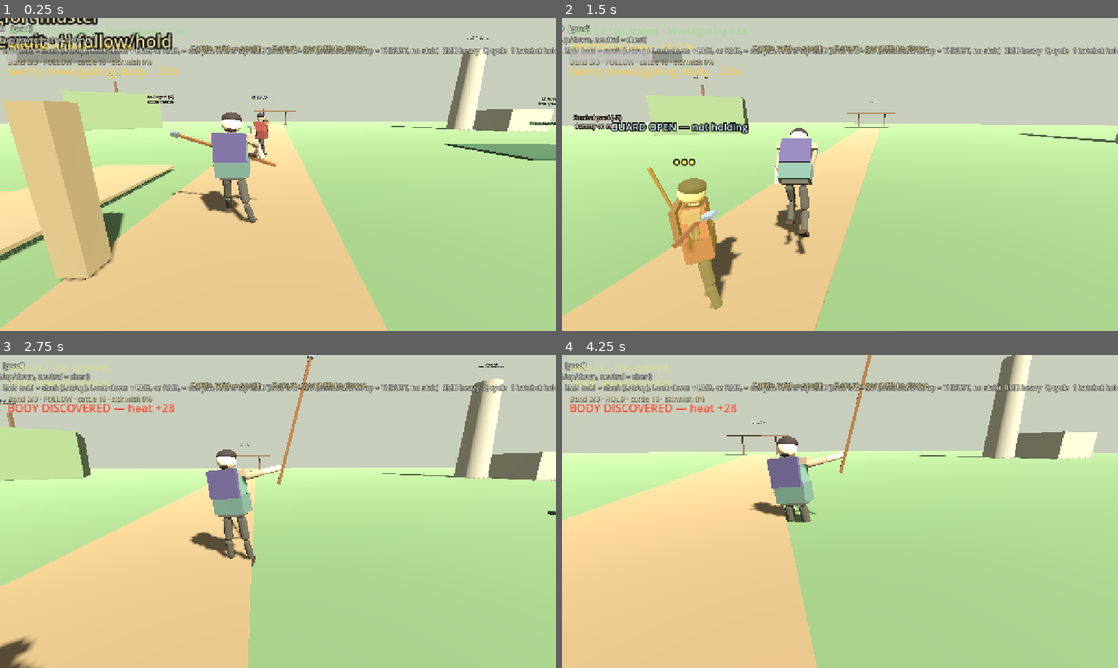
Above: before the commit, frames 1-4 (two rows, left to right).
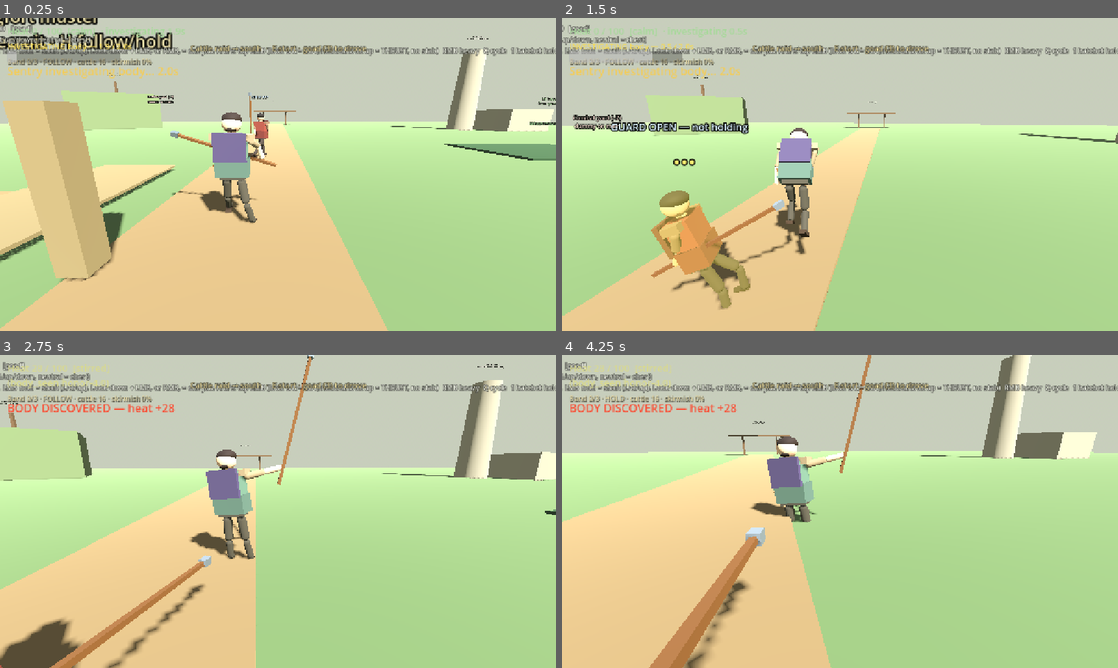
Above: after the commit, the same moments.

Repository: fortins4/devPlayground
Game: Godot game, scene res://scenes/main/main.tscn
Two runs of this game, one before a commit and one after it. Both use one fixed random seed, a clock stepped at 60 frames per second and the inputs below.
Inputs (mouse positions are in pixels of both pictures, inside the frame that each line leads up to):
- Up to frame 1 (0.25 s): no input
- Up to frame 2 (1.5 s): tap Enter at 0.5 s; move the mouse to (867, 174) at 0.52 s; hold Shift (sprint) 0.53-1.28 s; hold W (move_forward) from 0.53 s (still down); click (867, 174) at 0.67 s; tap Space (jump) at 0.77 s; move the mouse to (812, 174) at 1.27 s; right-click (812, 174) at 1.35 s
- Up to frame 3 (2.75 s): keep holding W (move_forward); tap Space (jump) at 1.52 s; tap Shift (sprint) at 1.55, 2.3 s; move the mouse to (289, 505) at 2.02 s; press the mouse at (289, 505) at 2.03 s
- Up to frame 4 (4.25 s): keep holding W (move_forward); move the mouse to (834, 517) at 2.77 s; release the mouse at (834, 517) at 2.78 s; tap H (band_toggle) at 2.85 s; click (834, 517) at 2.92 s; tap Space (jump) at 3.02, 3.77 s; tap Shift (sprint) at 3.05, 3.8 s; move the mouse to (878, 514) at 3.52 s; hold Ctrl (crouch) from 3.53 s (still down)

The runs differ from the first frame. In frame 1, less than 0.1% of the frame differs, in the area x 44-48%, y 23-36%; in frame 2, 3.4%; in frame 3, 4.0%, in the area x 0-100%, y 2-100%; in frame 4, 3.8%.

Commit message:
feat(combat): sparring foe jabs with the goad point
The foe's attack is the uncharged point, the same jab as the player's. Looking down holds the low guard, and that face stops the stab. A high face does not.

Diff:
--- a/scenes/characters/npcs/dummy_fighter.tscn
+++ b/scenes/characters/npcs/dummy_fighter.tscn
@@ -22,6 +22,12 @@
 
 [sub_resource type="BoxMesh" id="Mesh_blade"]
 size = Vector3(0.2, 0.12, 0.04)
+
+[sub_resource type="BoxMesh" id="Mesh_goad"]
+size = Vector3(0.045, 1.75, 0.045)
+
+[sub_resource type="BoxMesh" id="Mesh_goad_tip"]
+size = Vector3(0.08, 0.12, 0.08)
 
 [sub_resource type="BoxShape3D" id="BoxShape_hitbox"]
 size = Vector3(0.55, 0.7, 1.2)
@@ -69,11 +75,21 @@
 [node name="Goad" type="Node3D" parent="WeaponVisual"]
 visible = false
 
+[node name="Staff" type="MeshInstance3D" parent="WeaponVisual/Goad"]
+transform = Transform3D(1, 0, 0, 0, 1, 0, 0, 0, 1, 0, 0.62, 0)
+mesh = SubResource("Mesh_goad")
+surface_material_override/0 = SubResource("Mat_wood")
+
+[node name="Tip" type="MeshInstance3D" parent="WeaponVisual/Goad"]
+transform = Transform3D(1, 0, 0, 0, 1, 0, 0, 0, 1, 0, 1.52, 0)
+mesh = SubResource("Mesh_goad_tip")
+surface_material_override/0 = SubResource("Mat_iron")
+
 [node name="CombatSystem" type="Node" parent="."]
 script = ExtResource("2_combat")
 max_health = 80.0
 team = 1
-starting_weapon = 0
+starting_weapon = 2
 enable_block = false
 
 [node name="Hitbox" type="Area3D" parent="."]
--- a/scripts/characters/npcs/dummy_fighter.gd
+++ b/scripts/characters/npcs/dummy_fighter.gd
@@ -2,8 +2,10 @@
 ## Sparring foe: switches which face (top/left/right) they guard; other faces open.
 ## Uses Systems face-guard / BlockPostureTable via CombatSystem.apply_sparring_foe_guard_defaults().
 ## enable_block stubs remain on CombatSystem for older path — face-guard is proper when enabled.
+## His attack is the uncharged goad point jab (same move as the player's). Not a heavy, not a parry.
 
 const CorpseSpawnerScript := preload("res://systems/stealth/corpse_spawner.gd")
+const ToolStrikePoses := preload("res://systems/combat/tool_strike_poses.gd")
 
 const MOVE_SPEED := 1.55
 const AGGRO_RANGE := 12.0
@@ -42,6 +44,9 @@
 	CombatSystem.StrikeDirection.RIGHT,
 ]
 var _guard_idx: int = 0
+## Goad jab pose. Contact while the swing is live, windup during the telegraph.
+var _jab_phase: StringName = &""
+var _jab_weapon_euler: Vector3 = Vector3.ZERO
 
 
 func _ready() -> void:
@@ -49,8 +54,9 @@
 		_weapon_rest = weapon_visual.transform
 	if combat:
 		combat.team = 1
-		combat.starting_weapon = CombatSystem.Weapon.HATCHET
-		combat.set_weapon(CombatSystem.Weapon.HATCHET)
+		combat.starting_weapon = CombatSystem.Weapon.GOAD
+		combat.set_weapon(CombatSystem.Weapon.GOAD)
+		_hide_stowed_goad()
 		# Systems API: enable face-guard + BlockPostureTable soak/posture numbers.
 		# Do not hardcode posture/mitigation here — see systems/combat/README.md.
 		combat.apply_sparring_foe_guard_defaults()
@@ -177,9 +183,18 @@
 func _tick_locomotion(delta: float) -> void:
 	if locomotion == null:
 		return
+	var jab_live := _jab_live()
+	if jab_live:
+		_stage_jab(_jab_phase)
+	elif _jab_phase != &"":
+		_jab_phase = &""
+		locomotion.clear_combat_additives()
+		locomotion.set_root_drop(0.0)
 	var hs := Vector3(velocity.x, 0.0, velocity.z).length()
-	var attacking := combat != null and combat.is_attacking
+	var attacking := (combat != null and combat.is_attacking) or jab_live
 	locomotion.tick(delta, hs, false, false, attacking, Vector3.ZERO)
+	if jab_live:
+		_sync_goad_to_hand()
 
 
 func _begin_telegraph(kind: StringName, is_counter: bool) -> void:
@@ -191,8 +206,11 @@
 	_is_counter = is_counter
 	_set_state(State.TELEGRAPH)
 	_show_telegraph_visual(true, is_counter)
-	# Cock weapon into windup pose so the swing is readable in greybox.
-	if weapon_visual and combat:
+	# Goad: chamber the point. Other weapons keep the old weapon-mesh cock.
+	if combat.current_weapon == CombatSystem.Weapon.GOAD:
+		_jab_phase = &"windup"
+		pose_goad_jab(&"windup")
+	elif weapon_visual and combat:
 		var poses: Dictionary = combat.call("_swing_poses", kind)
 		weapon_visual.rotation_degrees = poses["windup_rot"]
 		weapon_visual.position = poses["windup_pos"]
@@ -203,10 +221,17 @@
 	if combat == null or combat.is_dead:
 		_set_state(State.CHASE)
 		return
-	# Let CombatSystem drive the actual Tween swing + hitbox.
-	if weapon_visual:
+	# Let CombatSystem drive the hitbox. The goad attack is one uncharged point.
+	if weapon_visual and combat.current_weapon != CombatSystem.Weapon.GOAD:
 		weapon_visual.transform = _weapon_rest
-	var ok: bool = combat.try_attack(_pending_attack_kind)
+	var ok := false
+	if combat.current_weapon == CombatSystem.Weapon.GOAD:
+		ok = combat.try_attack(&"light", CombatSystem.StrikeDirection.BOTTOM)
+		if ok:
+			_jab_phase = &"contact"
+			pose_goad_jab(&"contact")
+	else:
+		ok = combat.try_attack(_pending_attack_kind)
 	if ok:
 		_attack_cd = ATTACK_COOLDOWN
 		if _is_counter:
@@ -257,6 +282,9 @@
 	# After CombatSystem starts its swing tween, stay in recover until can_move.
 	if _state != State.RECOVER:
 		_set_state(State.RECOVER)
+	if _weapon == &"goad":
+		_jab_phase = &"contact"
+		pose_goad_jab(&"contact")
 
 
 func _set_state(next: State) -> void:
@@ -362,3 +390,56 @@
 			name = "TOP"
 	if _guard_hint:
 		_guard_hint.text = "GUARD %s — other faces open (face-guard)" % name
+
+
+func pose_goad_jab(phase: StringName) -> void:
+	## Uncharged point. Same body table as the player's jab. Not a heavy swing.
+	_jab_phase = phase
+	_stage_jab(phase)
+	if locomotion:
+		locomotion.tick(0.0, 0.0, false, false, true, Vector3.ZERO)
+	_sync_goad_to_hand()
+
+
+func _jab_live() -> bool:
+	if combat == null or locomotion == null:
+		return false
+	if combat.current_weapon != CombatSystem.Weapon.GOAD or _jab_phase == &"":
+		return false
+	return _state == State.TELEGRAPH or combat.is_attacking
+
+
+func _stage_jab(phase: StringName) -> void:
+	if locomotion == null:
+		return
+	var pose: Dictionary = ToolStrikePoses.tool_strike_pose(CombatSystem.Weapon.GOAD, CombatSystem.StrikeDirection.BOTTOM, phase, false)
+	var drop := 0.0
+	if pose.has("root_drop"):
+		drop = float(pose["root_drop"])
+	locomotion.set_root_drop(drop)
+	for k in pose.keys():
+		if String(k) == "weapon":
+			_jab_weapon_euler = pose[k]
+			continue
+		if String(k) == "root_drop":
+			continue
+		locomotion.set_combat_additive(String(k), pose[k])
+
+
+func _sync_goad_to_hand() -> void:
+	if weapon_visual == null or locomotion == null:
+		return
+	var forearm := locomotion.get_joint("right_forearm")
+	if forearm == null or not forearm.is_inside_tree():
+		return
+	weapon_visual.global_position = forearm.to_global(Vector3(0.0, -0.28, 0.05))
+	weapon_visual.rotation = _jab_weapon_euler
+
+
+func _hide_stowed_goad() -> void:
+	var visual_node := get_node_or_null("Visual") as Node3D
+	if visual_node == null:
+		return
+	var back := visual_node.find_child("BackGoad", true, false) as Node3D
+	if back:
+		back.visible = false
--- /dev/null
+++ b/tools/capture_goad_spar_jab_screenshots.gd
@@ -0,0 +1,155 @@
+extends SceneTree
+## Foe goad jab incoming, then stopped by the low guard. xvfb + x11/opengl3.
+
+const ToolStrikePoses := preload("res://systems/combat/tool_strike_poses.gd")
+const _Loco := preload("res://scripts/characters/shared/kerne_locomotion.gd")
+
+
+func _initialize() -> void:
+	_run()
+
+
+func _run() -> void:
+	var out_dir := "/workspace/riocht-builds/screenshots/goad-spar-jab"
+	DirAccess.make_dir_recursive_absolute(out_dir)
+	var vp := SubViewport.new()
+	vp.size = Vector2i(1280, 720)
+	vp.render_target_update_mode = SubViewport.UPDATE_ALWAYS
+	vp.transparent_bg = false
+	root.add_child(vp)
+	var world := Node3D.new()
+	vp.add_child(world)
+	var envn := WorldEnvironment.new()
+	var environment := Environment.new()
+	environment.background_mode = Environment.BG_COLOR
+	environment.background_color = Color(0.45, 0.55, 0.62)
+	environment.ambient_light_source = Environment.AMBIENT_SOURCE_COLOR
+	environment.ambient_light_color = Color(0.93, 0.93, 0.96)
+	environment.ambient_light_energy = 1.15
+	envn.environment = environment
+	world.add_child(envn)
+	var light := DirectionalLight3D.new()
+	light.light_energy = 1.35
+	light.rotation_degrees = Vector3(-42.0, 28.0, 0.0)
+	world.add_child(light)
+	var fill := DirectionalLight3D.new()
+	fill.light_energy = 0.45
+	fill.rotation_degrees = Vector3(-16.0, 160.0, 0.0)
+	world.add_child(fill)
+	var ground := MeshInstance3D.new()
+	var plane := PlaneMesh.new()
+	plane.size = Vector2(24, 24)
+	ground.mesh = plane
+	var gmat := StandardMaterial3D.new()
+	gmat.albedo_color = Color(0.28, 0.36, 0.24)
+	ground.material_override = gmat
+	world.add_child(ground)
+	var floor_body := StaticBody3D.new()
+	var floor_shape := CollisionShape3D.new()
+	var box := BoxShape3D.new()
+	box.size = Vector3(24, 0.4, 24)
+	floor_shape.shape = box
+	floor_shape.position = Vector3(0, -0.2, 0)
+	floor_body.add_child(floor_shape)
+	world.add_child(floor_body)
+	var player := (load("res://scenes/characters/player/player.tscn") as PackedScene).instantiate() as CharacterBody3D
+	world.add_child(player)
+	player.set_physics_process(false)
+	player.set_process(false)
+	player.process_mode = Node.PROCESS_MODE_DISABLED
+	var pcam := player.get_node_or_null("CameraPivot/Camera3D") as Camera3D
+	if pcam:
+		pcam.current = false
+	var foe := (load("res://scenes/characters/npcs/dummy_fighter.tscn") as PackedScene).instantiate() as CharacterBody3D
+	world.add_child(foe)
+	foe.set_physics_process(false)
+	foe.set_process(false)
+	foe.process_mode = Node.PROCESS_MODE_DISABLED
+	var cam := Camera3D.new()
+	cam.fov = 36.0
+	world.add_child(cam)
+	cam.current = true
+	var hud := CanvasLayer.new()
+	vp.add_child(hud)
+	var panel := ColorRect.new()
+	panel.color = Color(0.08, 0.09, 0.1, 0.78)
+	panel.position = Vector2(24, 16)
+	panel.size = Vector2(1180, 56)
+	hud.add_child(panel)
+	var label := Label.new()
+	label.position = Vector2(36, 26)
+	label.add_theme_font_size_override("font_size", 24)
+	label.add_theme_color_override("font_color", Color(1, 0.95, 0.72))
+	hud.add_child(label)
+	for _i in 6:
+		await process_frame
+	var _reg := _Loco
+	var pcombat := player.get_node("CombatSystem") as CombatSystem
+	var fcombat := foe.get_node("CombatSystem") as CombatSystem
+	var ploco := player.get_node("KerneLocomotion") as KerneLocomotion
+	var floco := foe.get_node("KerneLocomotion") as KerneLocomotion
+	pcombat.process_mode = Node.PROCESS_MODE_DISABLED
+	fcombat.process_mode = Node.PROCESS_MODE_DISABLED
+	pcombat.enable_hit_feedback = false
+	fcombat.enable_hit_feedback = false
+	fcombat.hit_stop_light = 0.0
+	fcombat.hit_stop_heavy = 0.0
+	if ploco.joints.is_empty():
+		ploco.rebuild()
+	if floco.joints.is_empty():
+		floco.rebuild()
+	pcombat.set_weapon(CombatSystem.Weapon.GOAD)
+	if fcombat.current_weapon != CombatSystem.Weapon.GOAD:
+		fcombat.set_weapon(CombatSystem.Weapon.GOAD)
+	foe._hide_stowed_goad()
+	player.global_position = Vector3.ZERO
+	player.rotation = Vector3.ZERO
+	# In front of Cian (he faces -Z). Foe faces him.
+	foe.global_position = Vector3(0.05, 0.0, -1.82)
+	foe.rotation = Vector3(0.0, PI, 0.0)
+	var eye := Vector3(2.35, 1.28, -0.78)
+	var look := Vector3(0.0, 1.05, -0.72)
+	cam.look_at_from_position(eye, look, Vector3.UP)
+	# Incoming: Cian is open. The point is committed toward him and has not met a guard.
+	player._sprinting = false
+	player._tool_aim_delta = Vector2.ZERO
+	player.pivot.rotation.x = 0.0
+	pcombat.set_shaft_block(false)
+	pcombat.is_attacking = false
+	player._apply_tool_pose(ToolStrikePoses.tool_idle_pose(CombatSystem.Weapon.GOAD))
+	ploco.tick(0.016, 0.0, false, false, true, Vector3.ZERO)
+	player._apply_tool_pose(ToolStrikePoses.tool_idle_pose(CombatSystem.Weapon.GOAD))
+	player._sync_weapon_to_hand()
+	foe.pose_goad_jab(&"contact")
+	floco.tick(0.016, 0.0, false, false, true, Vector3.ZERO)
+	foe.pose_goad_jab(&"contact")
+	label.text = "FOE JAB  uncharged point coming in"
+	for _i in 4:
+		await process_frame
+	_save(vp, out_dir, "jab-incoming")
+	# Same jab, Cian looking down. Low guard stops a stab. Not a click, not a parry.
+	player._tool_aim_delta = Vector2(0.0, 48.0)
+	player._tick_shaft_block()
+	ploco.tick(0.016, 0.0, false, false, true, Vector3.ZERO)
+	player._tick_shaft_block()
+	player._sync_weapon_to_hand()
+	foe.pose_goad_jab(&"contact")
+	var dealt := pcombat.apply_damage(18.0, foe, true, CombatSystem.StrikeDirection.BOTTOM)
+	print("LOW dealt=", dealt, " face=", pcombat.shaft_guard_face, " blocking=", pcombat.is_shaft_blocking, " foe_power=", fcombat.last_attack_power)
+	if dealt > 0.01 or pcombat.shaft_guard_face != &"low":
+		push_error("CAPTURE low guard did not stop the jab")
+		quit(1)
+		return
+	label.text = "LOW GUARD  look down stops the jab"
+	for _i in 4:
+		await process_frame
+	_save(vp, out_dir, "jab-stopped")
+	print("CAPTURE_DONE")
+	quit(0)
+
+
+func _save(vp: SubViewport, out_dir: String, file_name: String) -> void:
+	var img: Image = vp.get_texture().get_image()
+	var path := "%s/%s.png" % [out_dir, file_name]
+	var err := img.save_png(path)
+	print("WROTE ", path, " err=", err, " bytes=", FileAccess.get_file_as_bytes(path).size())
--- a/tools/smoke_sparring_foe.gd
+++ b/tools/smoke_sparring_foe.gd
@@ -79,5 +79,66 @@
 		return
 	print("SMOKE side_hitbox_width=", shaped.size.x)
 
+	if not await _check_goad_jab():
+		quit(1)
+		return
 	print("SPARRING_FOE_SMOKE_OK")
 	quit(0)
+
+
+func _check_goad_jab() -> bool:
+	## Foe attack is the uncharged goad point. Low guard stops it. High does not.
+	var player := (load("res://scenes/characters/player/player.tscn") as PackedScene).instantiate()
+	root.add_child(player)
+	player.set_physics_process(false)
+	player.set_process(false)
+	var foe := (load("res://scenes/characters/npcs/dummy_fighter.tscn") as PackedScene).instantiate()
+	root.add_child(foe)
+	foe.set_physics_process(false)
+	foe.set_process(false)
+	await process_frame
+	await process_frame
+	var pc := player.get_node("CombatSystem") as CombatSystem
+	var fc := foe.get_node("CombatSystem") as CombatSystem
+	pc.enable_hit_feedback = false
+	fc.enable_hit_feedback = false
+	fc.hit_stop_light = 0.0
+	fc.hit_stop_heavy = 0.0
+	if fc.current_weapon != CombatSystem.Weapon.GOAD:
+		push_error("SMOKE_FAIL sparring foe is not holding the goad")
+		return false
+	if not fc.try_attack(&"light", CombatSystem.StrikeDirection.BOTTOM):
+		push_error("SMOKE_FAIL foe jab did not start")
+		return false
+	if fc.last_strike_direction() != CombatSystem.StrikeDirection.BOTTOM:
+		push_error("SMOKE_FAIL foe jab was not the point")
+		return false
+	if fc.last_attack_power >= 0.0 or fc.last_attack_timings()["kind"] != &"light":
+		push_error("SMOKE_FAIL foe jab was charged or heavy")
+		return false
+	fc.is_attacking = false
+	fc.attack_recovery_left = 0.0
+	player._sprinting = false
+	player.pivot.rotation.x = 0.0
+	player._tool_aim_delta = Vector2(0.0, 40.0)
+	player._tick_shaft_block()
+	if pc.shaft_guard_face != &"low" or not pc.is_shaft_blocking or pc.is_attacking:
+		push_error("SMOKE_FAIL look-down did not hold the low guard")
+		return false
+	pc.health = pc.max_health
+	var stopped := pc.apply_damage(18.0, foe, true, CombatSystem.StrikeDirection.BOTTOM)
+	if stopped > 0.01 or pc.health < pc.max_health - 0.01:
+		push_error("SMOKE_FAIL low guard did not stop the foe jab")
+		return false
+	pc.health = pc.max_health
+	pc.stamina = pc.max_stamina
+	if not pc.set_shaft_block(true):
+		push_error("SMOKE_FAIL could not raise guard for a high face")
+		return false
+	pc.set_shaft_guard_face(&"high")
+	var leaked := pc.apply_damage(18.0, foe, true, CombatSystem.StrikeDirection.BOTTOM)
+	if leaked < 14.0:
+		push_error("SMOKE_FAIL high guard stopped the jab")
+		return false
+	print("SMOKE goad_jab uncharged low-stops high-open")
+	return true
Not shown: 1 places in scenes/characters/npcs/dummy_fighter.tscn that only renumber resources
